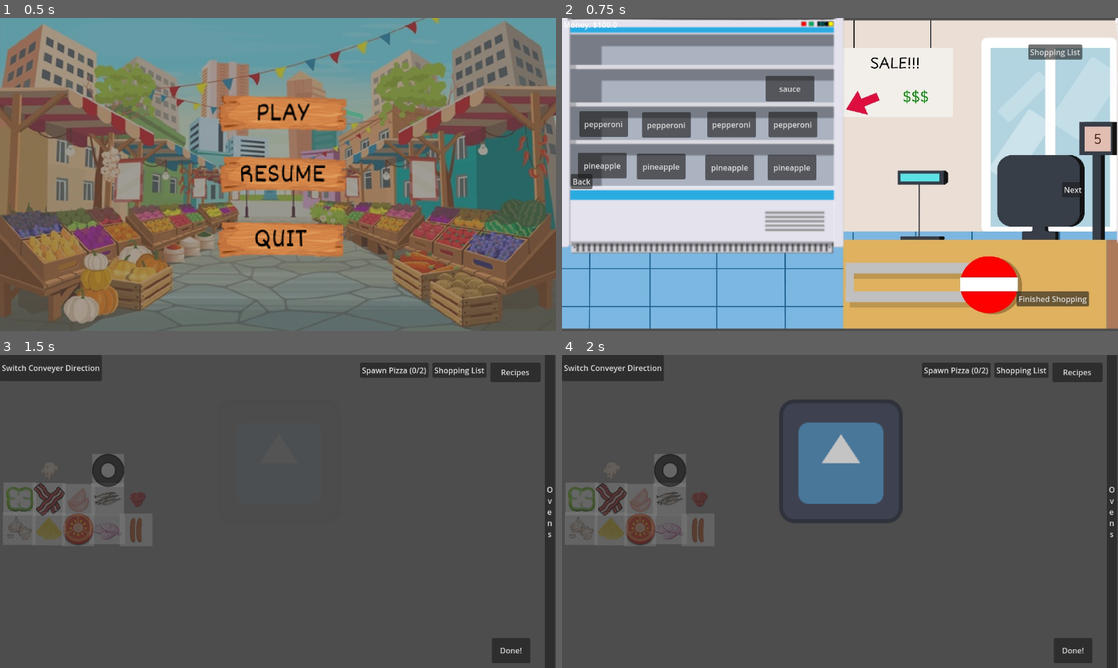
Above: before the commit, frames 1-4 (two rows, left to right).
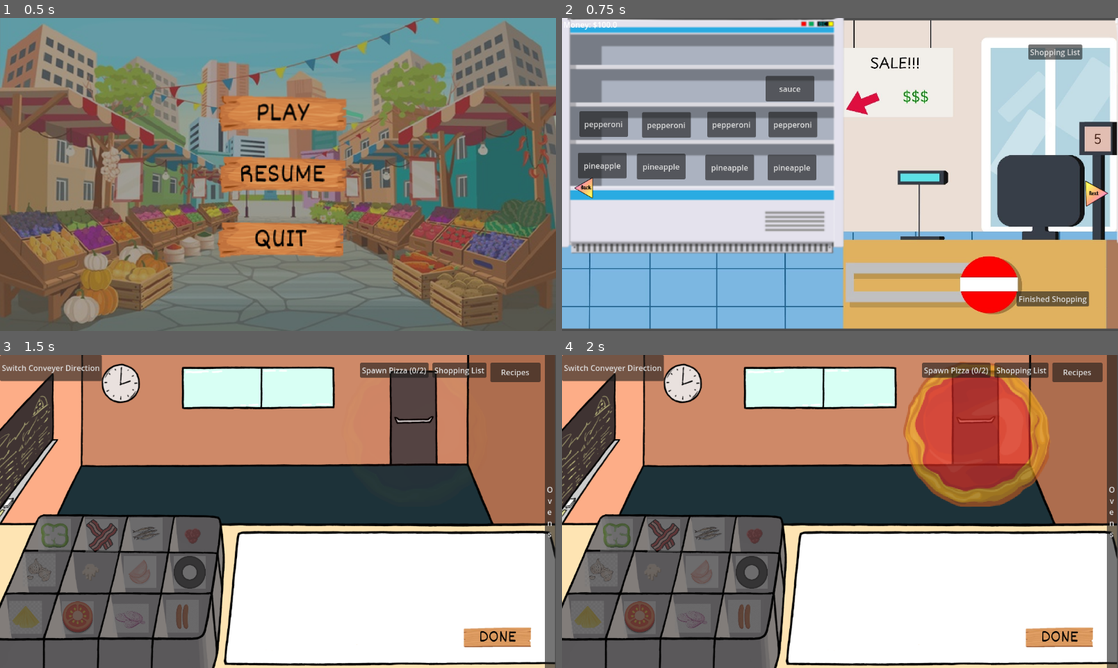
Above: after the commit, the same moments.

Repository: Leone2004/LandLockedLigersGame
Game: Godot game, scene res://Scenes/mainmenu.tscn
The game is run twice, just before and just after one commit, with the same random seed, the same clock (stepped at 60 frames per second) and the same inputs. The engine's default icon, where the game draws it, is replaced by a stand-in: a white triangle on a blue panel in a dark square.
Inputs (mouse positions are in pixels of both pictures, inside the frame that each line leads up to):
- Up to frame 1 (0.5 s): no input
- Up to frame 2 (0.75 s): click (845, 111) at 0.5 s
- Up to frame 3 (1.5 s): click "Finished Shopping" at 1.25 s
- Up to frame 4 (2 s): no input

Frame 1 is identical in both runs. In frame 2, 0.6% of the frame differs, in the area x 1-99%, y 49-61%; in frame 3, 87%; in frame 4, 89%, in the area x 0-100%, y 0-100%.

Commit message:
lot of stuff

Diff:
--- a/cookingupsuccessgame/Main_Music.tscn
+++ /dev/null
@@ -1,9 +0,0 @@
-[gd_scene load_steps=2 format=3 uid="uid://buaniccm3yaou"]
-
-[ext_resource type="AudioStream" uid="uid://delpnw5uravdf" path="res://Music/music_orlamusic_Happy+004.mp3" id="1_xrb1n"]
-
-[node name="AudioStreamPlayer2D" type="AudioStreamPlayer2D"]
-stream = ExtResource("1_xrb1n")
-volume_db = -1.0
-autoplay = true
-max_distance = 100000.0
--- a/cookingupsuccessgame/Scenes/GroceryStore.tscn
+++ b/cookingupsuccessgame/Scenes/GroceryStore.tscn
@@ -1,9 +1,11 @@
-[gd_scene load_steps=5 format=3 uid="uid://ytwvoc765rk3"]
+[gd_scene load_steps=7 format=3 uid="uid://ytwvoc765rk3"]
 
 [ext_resource type="Script" uid="uid://brx8kajls5irq" path="res://Scripts/ShoppingStoreButtons.gd" id="1_6pps0"]
+[ext_resource type="Texture2D" uid="uid://cyga5kyxeh1g4" path="res://Art/Final Cooking up Success Images and Audio/Icons/Back Icon.png" id="2_bneo4"]
 [ext_resource type="Texture2D" uid="uid://edyokx505sba" path="res://Art/Final Cooking up Success Image folder 2/Background images/Grocery Background.jpg" id="3_45mn4"]
 [ext_resource type="Texture2D" uid="uid://5gnwamavmr6o" path="res://Art/Final Cooking up Success Image folder 2/Equipment/Shopping shelf.png" id="3_bneo4"]
 [ext_resource type="PackedScene" uid="uid://dvhspowe5pn6t" path="res://Scenes/shopping_list.tscn" id="3_d07kg"]
+[ext_resource type="Texture2D" uid="uid://r8ojfcm152ub" path="res://Art/Final Cooking up Success Images and Audio/Icons/Next Icon.png" id="3_vd5c6"]
 
 [node name="ShoppingScene" type="Node2D"]
 
@@ -18,20 +20,24 @@
 [node name="CanvasLayer" type="CanvasLayer" parent="Control"]
 
 [node name="Back" type="Button" parent="Control/CanvasLayer"]
-offset_left = 18.0
-offset_top = 323.0
-offset_right = 63.0
-offset_bottom = 354.0
-text = "Back
+offset_left = 17.0
+offset_top = 324.0
+offset_right = 76.0
+offset_bottom = 382.0
+text = "
 "
+icon = ExtResource("2_bneo4")
+flat = true
+expand_icon = true
 
 [node name="Next" type="Button" parent="Control/CanvasLayer"]
-offset_left = 1036.0
-offset_top = 340.0
-offset_right = 1081.0
-offset_bottom = 371.0
-text = "Next
-"
+offset_left = 1073.0
+offset_top = 330.0
+offset_right = 1142.0
+offset_bottom = 398.0
+icon = ExtResource("3_vd5c6")
+flat = true
+expand_icon = true
 
 [node name="Finished" type="Button" parent="Control/CanvasLayer"]
 offset_left = 942.0
--- /dev/null
+++ b/cookingupsuccessgame/Scenes/Main_Music.tscn
@@ -0,0 +1,9 @@
+[gd_scene load_steps=2 format=3 uid="uid://buaniccm3yaou"]
+
+[ext_resource type="AudioStream" uid="uid://delpnw5uravdf" path="res://Music/music_orlamusic_Happy+004.mp3" id="1_6tk6g"]
+
+[node name="AudioStreamPlayer2D" type="AudioStreamPlayer2D"]
+stream = ExtResource("1_6tk6g")
+volume_db = -1.0
+autoplay = true
+max_distance = 100000.0
--- a/cookingupsuccessgame/Scenes/cooking.tscn
+++ b/cookingupsuccessgame/Scenes/cooking.tscn
@@ -1,12 +1,14 @@
-[gd_scene load_steps=9 format=3 uid="uid://ccjtqqsxfsxdj"]
+[gd_scene load_steps=11 format=3 uid="uid://ccjtqqsxfsxdj"]
 
 [ext_resource type="Script" uid="uid://bgutyowxbu4q8" path="res://Scripts/CookingScene.gd" id="1_v6t1i"]
+[ext_resource type="Texture2D" uid="uid://cubul1qbw71d6" path="res://Art/Final Cooking up Success Images and Audio/Icons/Done Button.png" id="2_5t8r7"]
 [ext_resource type="Texture2D" uid="uid://bq8jd3vjo40lr" path="res://Art/Unknown-1.png" id="3_iv1kd"]
 [ext_resource type="PackedScene" uid="uid://cbv1kvsc8lip3" path="res://Scenes/pizza.tscn" id="3_kqqjs"]
 [ext_resource type="PackedScene" uid="uid://wjye2oajgcmk" path="res://Scenes/oven_scene.tscn" id="4_jhubm"]
 [ext_resource type="Script" uid="uid://dgrt25h7og77y" path="res://Scripts/sell.gd" id="5_7w5j8"]
 [ext_resource type="PackedScene" uid="uid://dvhspowe5pn6t" path="res://Scenes/shopping_list.tscn" id="5_iv1kd"]
 [ext_resource type="PackedScene" uid="uid://bvn8x7y2k3m4n" path="res://Scenes/IngredientSpot.tscn" id="7_bhcx5"]
+[ext_resource type="Texture2D" uid="uid://djcbiw86ecl30" path="res://Art/Final Cooking up Success Images and Audio/Background images/cooking kitchen1.png" id="8_smvhu"]
 
 [sub_resource type="RectangleShape2D" id="RectangleShape2D_iv1kd"]
 size = Vector2(240, 106)
@@ -61,11 +63,12 @@
 metadata/_edit_use_anchors_ = true
 
 [node name="Button2" type="Button" parent="CanvasLayer"]
-offset_left = 1019.0
-offset_top = 586.0
-offset_right = 1099.0
-offset_bottom = 638.0
-text = "Done!"
+offset_left = 953.0
+offset_top = 547.0
+offset_right = 1105.0
+offset_bottom = 619.0
+icon = ExtResource("2_5t8r7")
+flat = true
 autowrap_mode = 3
 metadata/_edit_use_anchors_ = true
 
@@ -166,7 +169,7 @@
 position = Vector2(947, -406)
 
 [node name="sell_area" parent="." instance=ExtResource("3_kqqjs")]
-position = Vector2(12, -435)
+position = Vector2(293, -489)
 scale = Vector2(2, 2)
 script = ExtResource("5_7w5j8")
 
@@ -180,51 +183,58 @@
 debug_color = Color(0.943782, 9.2411e-06, 0.600066, 0.42)
 
 [node name="IngredientSpot4" parent="." instance=ExtResource("7_bhcx5")]
-position = Vector2(-526, -296)
+position = Vector2(-485, -210)
 ingredient_index = 9
 
 [node name="IngredientSpot" parent="." instance=ExtResource("7_bhcx5")]
-position = Vector2(-525, -357)
+position = Vector2(-453, -282)
 ingredient_index = 5
 
 [node name="IngredientSpot2" parent="." instance=ExtResource("7_bhcx5")]
-position = Vector2(-403, -355)
+position = Vector2(-276, -206)
 ingredient_index = 7
 
 [node name="IngredientSpot3" parent="." instance=ExtResource("7_bhcx5")]
-position = Vector2(-343, -356)
+position = Vector2(-263, -284)
 ingredient_index = 8
 
 [node name="IngredientSpot5" parent="." instance=ExtResource("7_bhcx5")]
-position = Vector2(-284, -293)
+position = Vector2(-188, -114)
 ingredient_index = 13
 
 [node name="IngredientSpot6" parent="." instance=ExtResource("7_bhcx5")]
-position = Vector2(-342, -416)
+position = Vector2(-173, -205)
 ingredient_index = 4
 
 [node name="IngredientSpot8" parent="." instance=ExtResource("7_bhcx5")]
-position = Vector2(-463, -416)
+position = Vector2(-379, -206)
 ingredient_index = 2
 
 [node name="IngredientSpot10" parent="." instance=ExtResource("7_bhcx5")]
-position = Vector2(-344, -293)
+position = Vector2(-295, -110)
 ingredient_index = 12
 
 [node name="IngredientSpot11" parent="." instance=ExtResource("7_bhcx5")]
-position = Vector2(-404, -293)
+position = Vector2(-405, -111)
 ingredient_index = 11
 
 [node name="IngredientSpot12" parent="." instance=ExtResource("7_bhcx5")]
-position = Vector2(-465, -295)
+position = Vector2(-513, -112)
 ingredient_index = 10
 
 [node name="IngredientSpot13" parent="." instance=ExtResource("7_bhcx5")]
-position = Vector2(-464, -356)
+position = Vector2(-355, -281)
 ingredient_index = 6
 
 [node name="IngredientSpot14" parent="." instance=ExtResource("7_bhcx5")]
-position = Vector2(-281, -357)
+position = Vector2(-167, -281)
+
+[node name="CookingKitchen1" type="Sprite2D" parent="."]
+z_index = -4
+position = Vector2(3, -336)
+scale = Vector2(0.604948, 0.618519)
+texture = ExtResource("8_smvhu")
+metadata/_edit_lock_ = true
 
 [connection signal="pressed" from="CanvasLayer/Oven_Cooking_Button" to="." method="_on_button_pressed"]
 [connection signal="pressed" from="CanvasLayer/RecipeButton" to="." method="_on_recipe_pressed"]
--- a/cookingupsuccessgame/Scenes/pizza.tscn
+++ b/cookingupsuccessgame/Scenes/pizza.tscn
@@ -1,7 +1,7 @@
 [gd_scene load_steps=9 format=3 uid="uid://cbv1kvsc8lip3"]
 
 [ext_resource type="Script" uid="uid://4l8vuah41ksy" path="res://Scripts/pizza.gd" id="1_je5pd"]
-[ext_resource type="Texture2D" uid="uid://5mgc7ux7nk1g" path="res://Art/icon.svg" id="2_7s6re"]
+[ext_resource type="Texture2D" uid="uid://bas8ta0md2jq7" path="res://Art/Final Cooking up Success Images and Audio/Kitchen Ingredients/Pizza with sauce.png" id="2_7s6re"]
 [ext_resource type="Script" uid="uid://c1b3m8280c0er" path="res://Scripts/ClockTimer.gd" id="3_clock"]
 
 [sub_resource type="RectangleShape2D" id="RectangleShape2D_glui1"]
@@ -66,6 +66,7 @@
 
 [node name="Icon" type="Sprite2D" parent="Pizza"]
 texture_filter = 1
+position = Vector2(28, 51)
 texture = ExtResource("2_7s6re")
 
 [node name="CollisionShape2D" type="CollisionShape2D" parent="."]
--- a/cookingupsuccessgame/project.godot
+++ b/cookingupsuccessgame/project.godot
@@ -18,7 +18,7 @@
 [autoload]
 
 Global="*res://Scripts/global.gd"
-MainMusic="*res://Main_Music.tscn"
+MainMusic="*res://Scenes/Main_Music.tscn"
 
 [display]
 
Binary file added: cookingupsuccessgame/Art/Final Cooking up Success Images and Audio/Background images/Grocery Background.jpg
Not shown, added: cookingupsuccessgame/Art/Final Cooking up Success Images and Audio/Background images/Grocery Background.jpg.import
Binary file added: cookingupsuccessgame/Art/Final Cooking up Success Images and Audio/Background images/Receipt Page 01.png
Not shown, added: cookingupsuccessgame/Art/Final Cooking up Success Images and Audio/Background images/Receipt Page 01.png.import
Binary file added: cookingupsuccessgame/Art/Final Cooking up Success Images and Audio/Background images/Recipe book background.png
Not shown, added: cookingupsuccessgame/Art/Final Cooking up Success Images and Audio/Background images/Recipe book background.png.import
Binary file added: cookingupsuccessgame/Art/Final Cooking up Success Images and Audio/Background images/Shopping_List_Background.png
Not shown, added: cookingupsuccessgame/Art/Final Cooking up Success Images and Audio/Background images/Shopping_List_Background.png.import
Binary file added: cookingupsuccessgame/Art/Final Cooking up Success Images and Audio/Background images/cooking kitchen1.png
Not shown, added: cookingupsuccessgame/Art/Final Cooking up Success Images and Audio/Background images/cooking kitchen1.png.import
Binary file added: cookingupsuccessgame/Art/Final Cooking up Success Images and Audio/Background images/cooking kitchen2.png
Not shown, added: cookingupsuccessgame/Art/Final Cooking up Success Images and Audio/Background images/cooking kitchen2.png.import
(and 123 more such lines)
